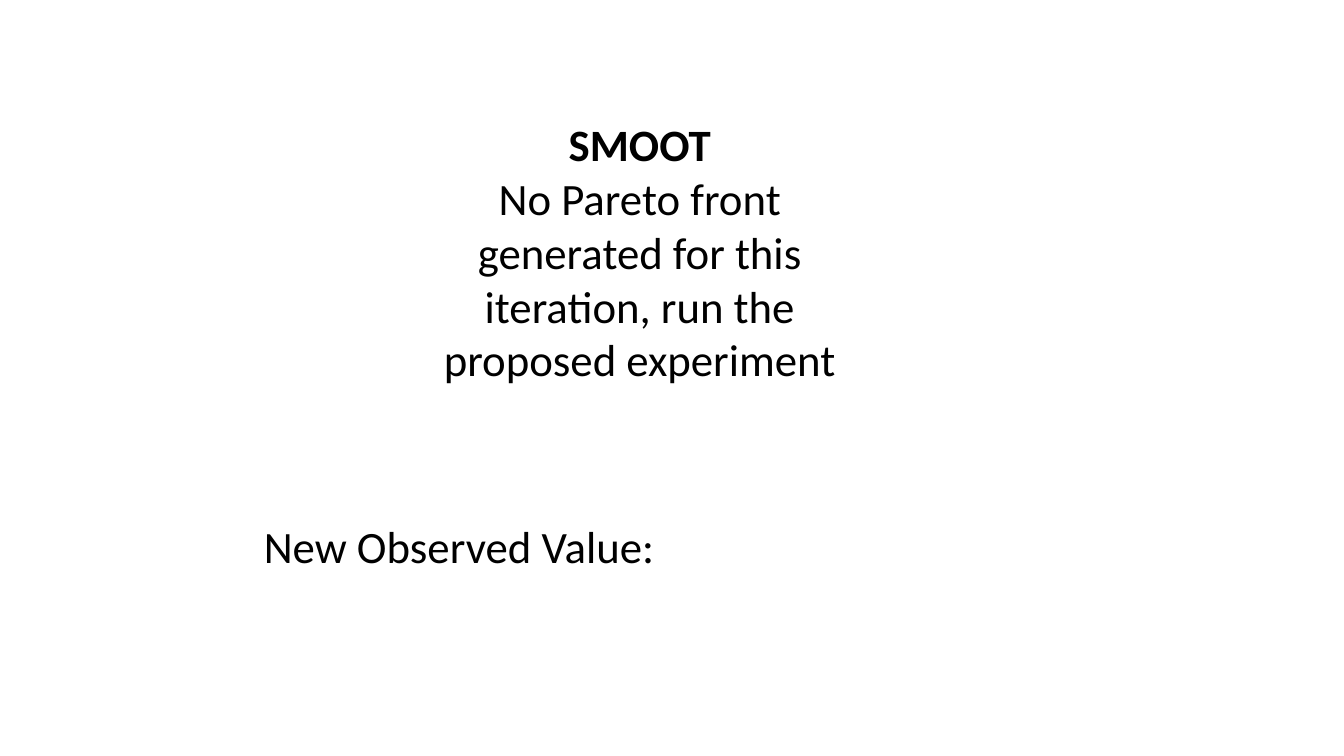
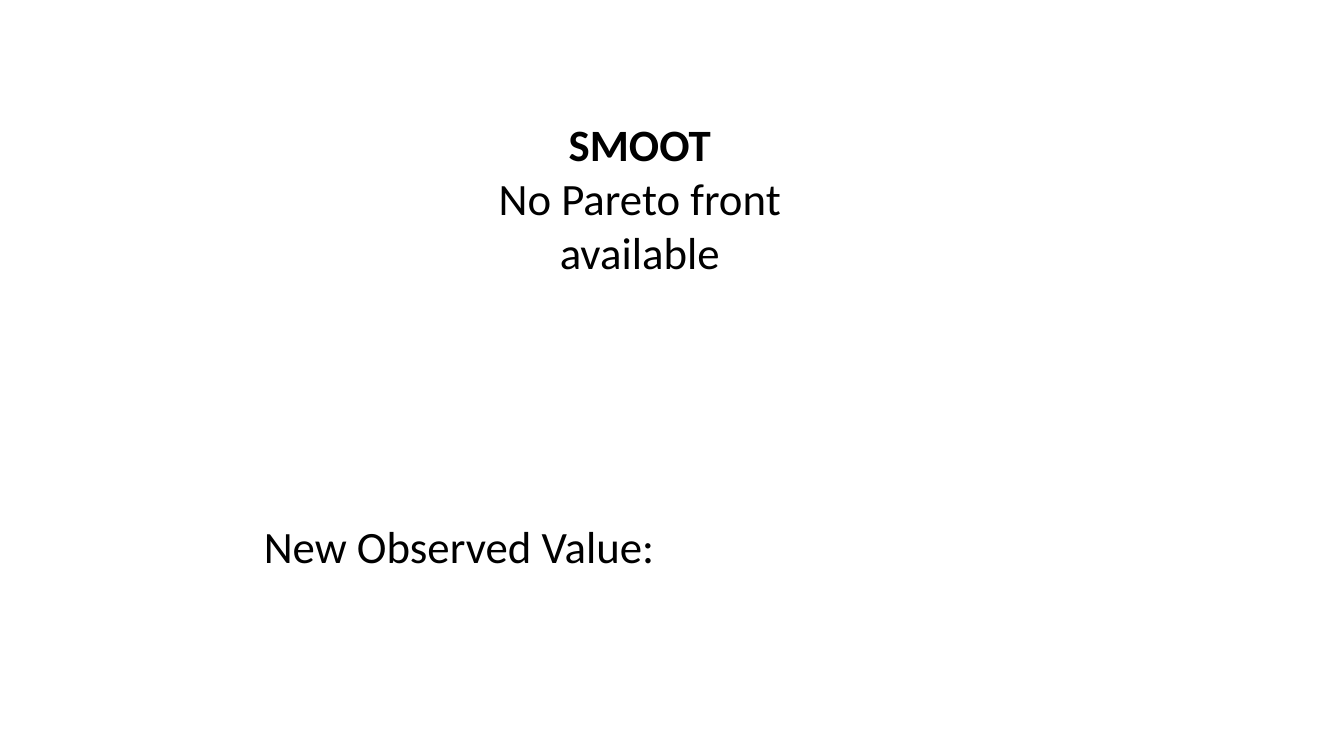
Before and after one commit to jsmarti/SURF_2016, a slide deck: slide 6 of Tool_Resources/drawings.pptx. Drawn at 1344x756 pixels with LibreOffice and Linux fonts; fonts in the diff are those of the drawing. Boxes give left, top, right and bottom in pixels: in the first picture for what was removed or moved away, otherwise in the second. Text is boxed around its words. In the diff, an @@ line names an element or a change of style, - is before the commit and + after.

```diff
--- a/Tool_Resources/drawings.pptx
+++ b/Tool_Resources/drawings.pptx
@@ text at [499,184,780,270]: text changed @@
-No Pareto front generated for this iteration, run the proposed experiment
+No Pareto front available
```
Also in this commit, not shown: 53 other files.
